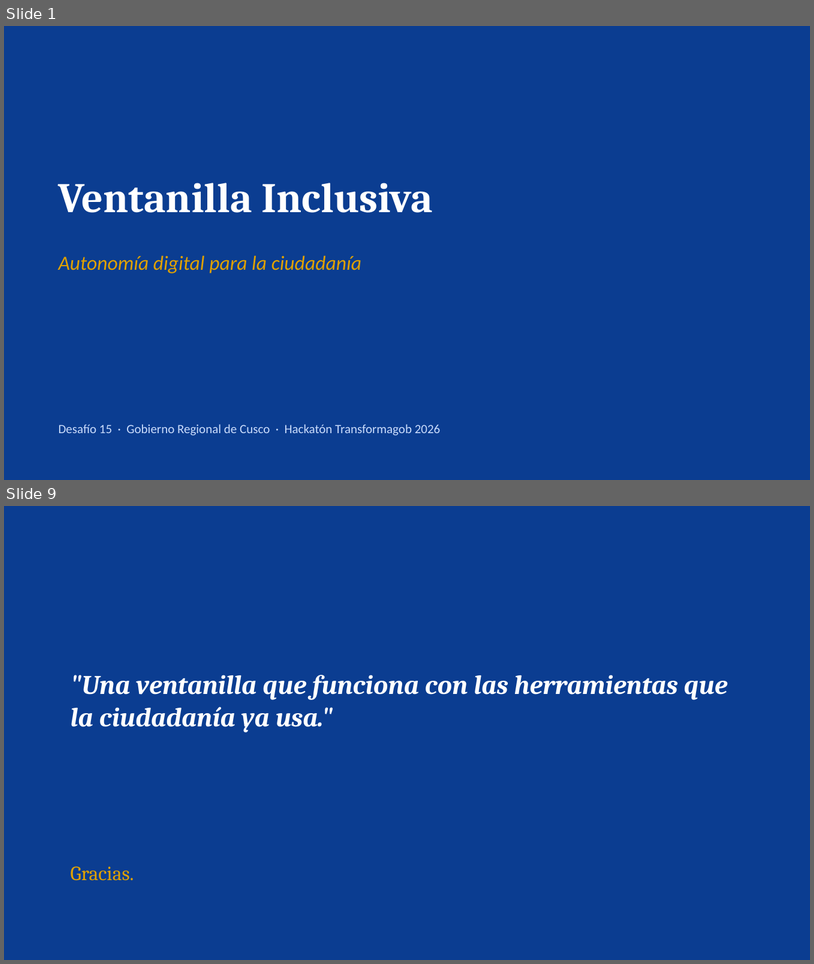
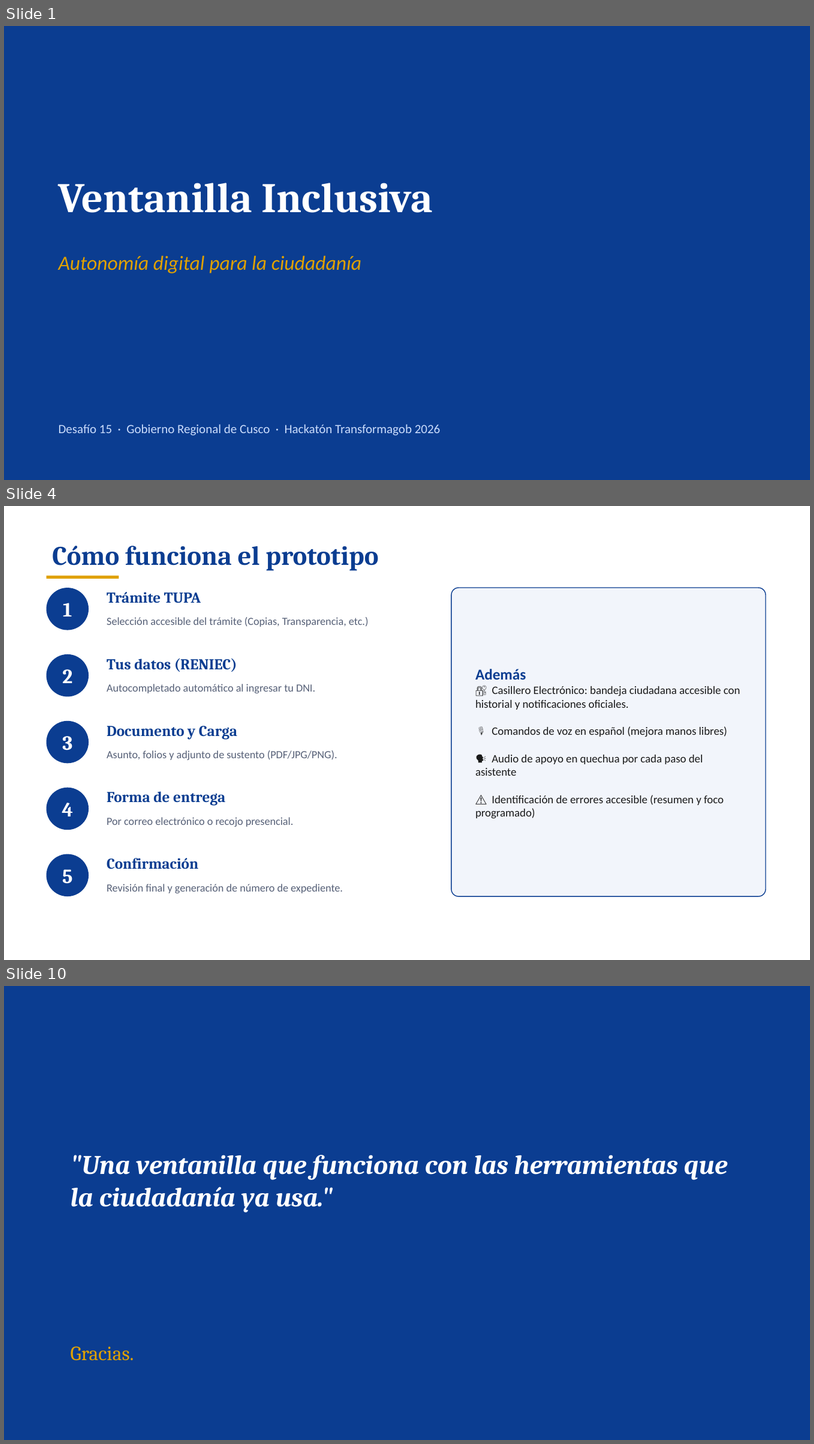
Before and after one commit to rodrigocabrera663-bot/ventanilla-inclusiva, a slide deck: Ventanilla-Inclusiva.pptx. Shown one above the other, each under a label of ours: slides 1 and 9 before the commit, slides 1, 4 and 10 after it; the slides between them are not shown. The pictures are 814x964 and 814x1444 pixels, drawn with LibreOffice and Linux fonts; fonts in the diff are those of the drawing. Boxes give left, top, right and bottom in pixels: in the first picture for what was removed or moved away, otherwise in the second. Text is boxed around its words. In the diff, an @@ line names an element or a change of style, - is before the commit and + after.

```diff
--- a/Ventanilla-Inclusiva.pptx
+++ b/Ventanilla-Inclusiva.pptx
@@ slide 4 added at [4,506,810,960], background #FFFFFF @@
@@ text added at [52,546,378,571], 32 pt, text #0B3D91, bold @@
+Cómo funciona el prototipo
@@ rectangle added at [47,576,119,579], fill #E0A100 @@
@@ ellipse added at [47,588,89,630], fill #0B3D91 @@
@@ text added at [107,592,201,603], 18 pt, text #0B3D91, bold @@
+Trámite TUPA
@@ rounded rectangle added at [452,588,766,896], fill #F2F5FB, outline #0B3D91 1 pt @@
@@ text added at [63,603,72,616], 24 pt, text #FFFFFF, bold @@
+1
@@ text added at [107,617,369,627], 13 pt, text #566077 @@
+Selección accesible del trámite (Copias, Transparencia, etc.)
@@ ellipse added at [47,654,89,697], fill #0B3D91 @@
@@ text added at [107,658,237,672], 18 pt, text #0B3D91, bold @@
+Tus datos (RENIEC)
@@ text added at [62,669,72,683], 24 pt, text #FFFFFF, bold @@
+2
@@ text added at [107,684,315,693], 13 pt, text #566077 @@
+Autocompletado automático al ingresar tu DNI.
@@ text added at [476,669,741,819], 13.5 pt, text #1A1A1A @@
+Además
+🔐 Casillero Electrónico: bandeja ciudadana accesible con historial y notificaciones oficiales.
+🎙️ Comandos de voz en español (mejora manos libres)
+🗣️ Audio de apoyo en quechua por cada paso del asistente
+⚠️ Identificación de errores accesible (resumen y foco programado)
@@ ellipse added at [47,721,89,763], fill #0B3D91 @@
@@ text added at [62,736,72,750], 24 pt, text #FFFFFF, bold @@
+3
@@ text added at [107,726,237,739], 18 pt, text #0B3D91, bold @@
+Documento y Carga
@@ text added at [107,750,338,760], 13 pt, text #566077 @@
+Asunto, folios y adjunto de sustento (PDF/JPG/PNG).
@@ ellipse added at [47,787,89,829], fill #0B3D91 @@
@@ text added at [107,791,225,805], 18 pt, text #0B3D91, bold @@
+Forma de entrega
@@ text added at [62,802,74,816], 24 pt, text #FFFFFF, bold @@
+4
@@ text added at [107,817,294,826], 13 pt, text #566077 @@
+Por correo electrónico o recojo presencial.
@@ ellipse added at [47,854,89,896], fill #0B3D91 @@
@@ text added at [107,858,198,869], 18 pt, text #0B3D91, bold @@
+Confirmación
@@ text added at [62,869,72,883], 24 pt, text #FFFFFF, bold @@
+5
@@ text added at [107,883,343,893], 13 pt, text #566077 @@
+Revisión final y generación de número de expediente.
@@ what was slide 9 is now slide 10 @@
```
Also in this commit, not shown: 5 slides changed, 2 other slides added, 2 slides removed, 5 other files.
